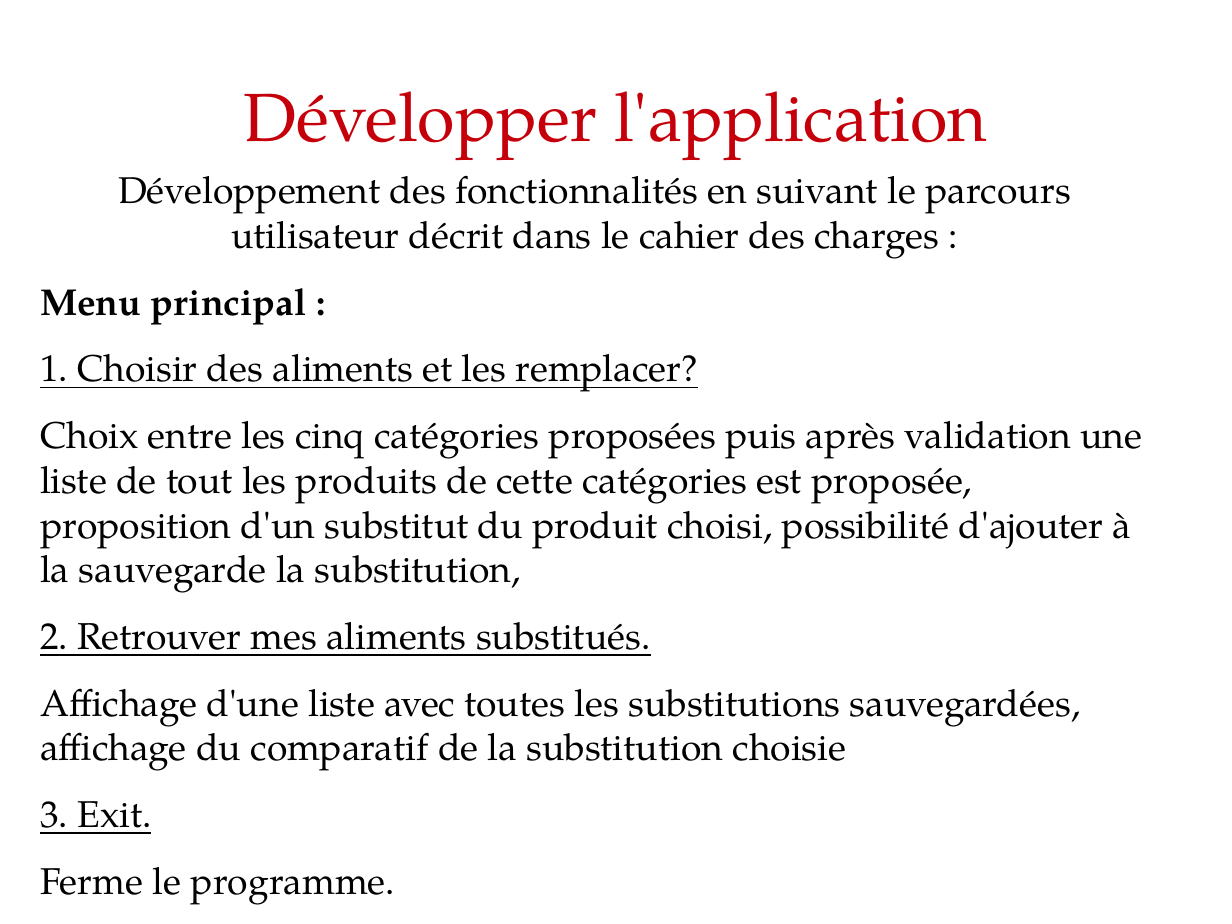
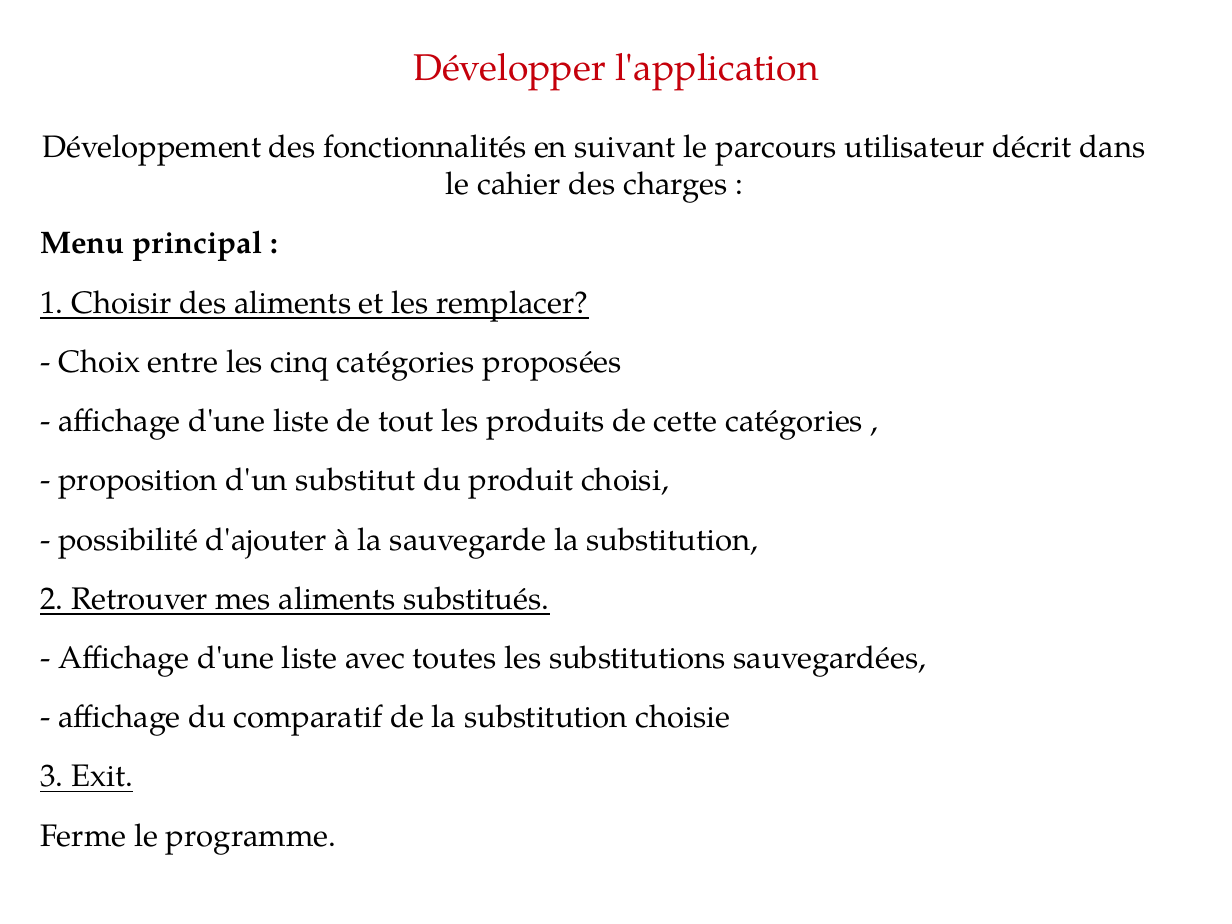
Before and after one commit to stan-kempachi/OCRP5, a slide deck: slide 9 of Livrables/PrésentationP5.odp. Drawn at 1232x924 pixels with LibreOffice and Linux fonts; fonts in the diff are those of the drawing. Boxes give left, top, right and bottom in pixels: in the first picture for what was removed or moved away, otherwise in the second. Text is boxed around its words. In the diff, an @@ line names an element or a change of style, - is before the commit and + after.

Commit message:
Ajout exemple d'insertion catégories

```diff
--- a/Livrables/PrésentationP5.odp
+++ b/Livrables/PrésentationP5.odp
@@ title "Développer l'application": place and size @@
-title "Développer l'application" at box(244, 91, 987, 161)
+title "Développer l'application" at box(413, 53, 819, 91)
@@ title "Développer l'application" at box(413, 53, 819, 91): size 44 to 24 pt @@
@@ text at box(40, 134, 1146, 855): size 24 to 20 pt in "Développement des fonctionnalités en suivant le parcours ...", "Menu principal :", "1. Choisir des aliments et les remplacer?", "2. Retrouver mes aliments substitués." and 2 more places @@
@@ text "Développement des fonctionnalités en suivant ...": place and size @@
-text "Développement des fonctionnalités en suivant ..." at box(40, 176, 1142, 905)
+text "Développement des fonctionnalités en suivant ..." at box(40, 134, 1146, 855)
@@ text at box(58, 349, 863, 559): text changed; size 24 to 20 pt @@
-Choix entre les cinq catégories proposées puis après validation une liste de tout les produits de cette catégories est proposée, proposition d'un substitut du produit choisi, possibilité d'ajouter à la sauvegarde la substitution,
+- Choix entre les cinq catégories proposées
+- affichage d'une liste de tout les produits de cette catégories ,
+- proposition d'un substitut du produit choisi,
+- possibilité d'ajouter à la sauvegarde la substitution,
@@ text at box(58, 645, 927, 736): text changed; size 24 to 20 pt @@
-Affichage d'une liste avec toutes les substitutions sauvegardées, affichage du comparatif de la substitution choisie
+- Affichage d'une liste avec toutes les substitutions sauvegardées,
+- affichage du comparatif de la substitution choisie
```
Also in this commit, not shown: 8 other slides changed, 1 slide added.
